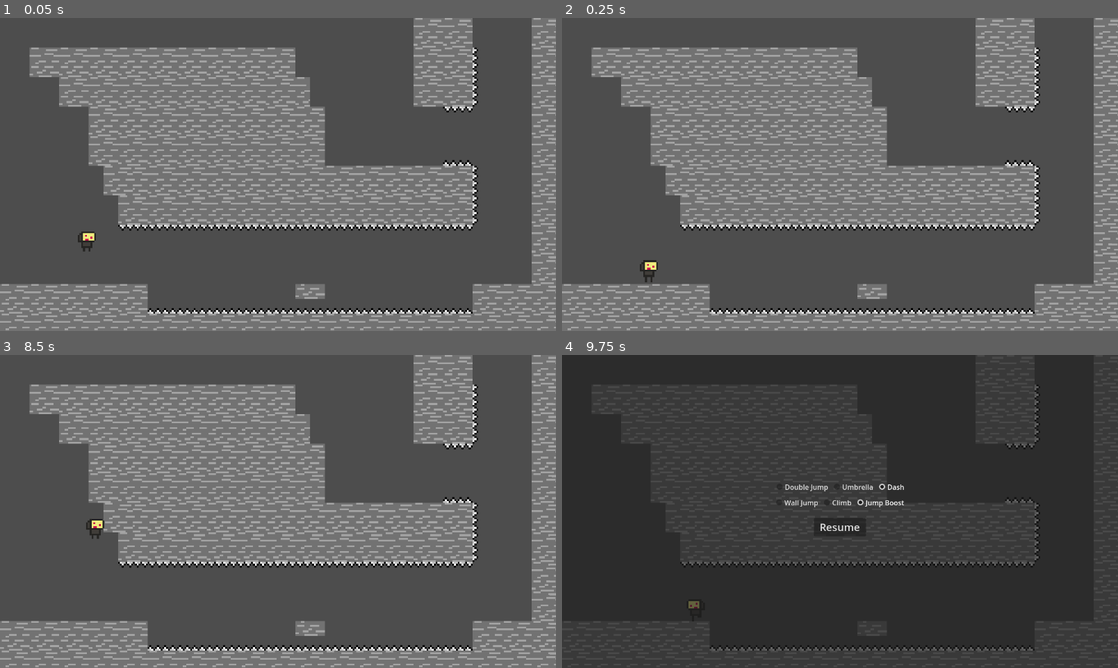
Above: before the commit, frames 1-4 (two rows, left to right).
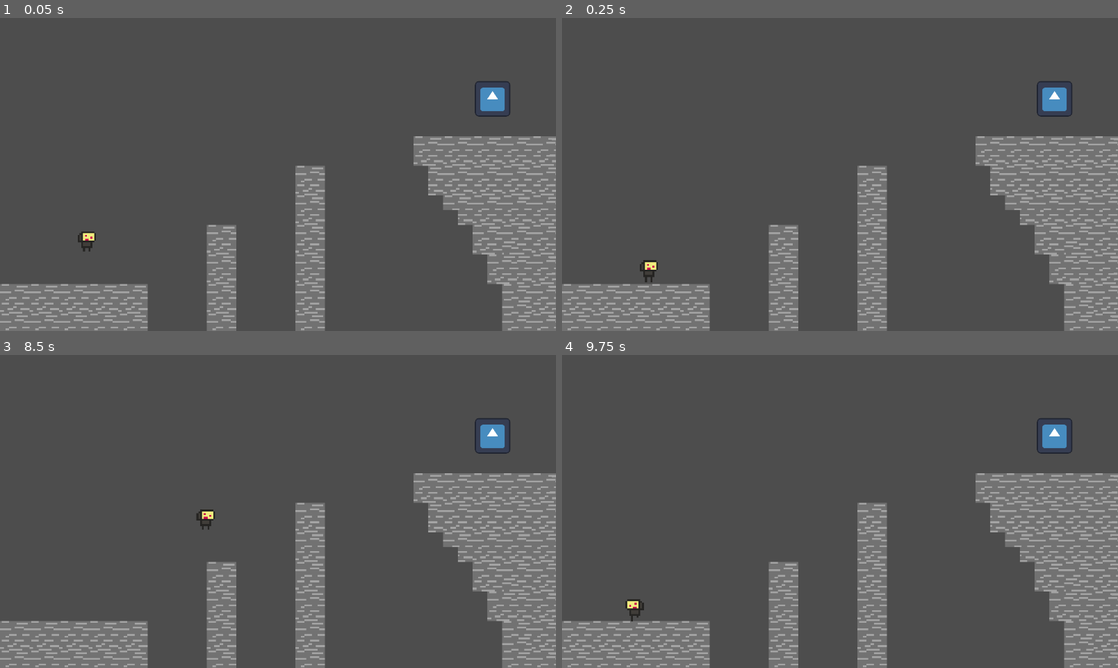
Above: after the commit, the same moments.

Repository: arcality/Built-to-Scale-GMTK-2024
Game: Godot game, scene res://scenes/main.tscn
Same seed, same stepped clock (60 frames per second), same inputs: the game is played once before the commit and once after it. The engine's default icon, where the game draws it, is replaced by a stand-in: a white triangle on a blue panel in a dark square.
Inputs (mouse positions are in pixels of both pictures, inside the frame that each line leads up to):
- Up to frame 1 (0.05 s): no input
- Up to frame 2 (0.25 s): no input
- Up to frame 3 (8.5 s): move the mouse to (400, 495) at 0.52 s; hold D (move_right) 0.53-1.25 s; tap E (edit) at 0.6, 6.6, 7.55, 8.1 s; click (400, 495) at 0.67 s; tap Space (jump) at 0.77, 6.77, 8.27 s; click "Double Jump" at 1.25 s; click "Umbrella" at 2 s; click "Dash" at 2.75 s; click "Wall Jump" at 3.5 s; click "Climb" at 4.25 s; click "Jump Boost" at 5 s; click "Resume" at 5.75 s; move the mouse to (166, 527) at 6.52 s; hold D (move_right) 6.53-7.28 s; tap Enter at 7.25 s; move the mouse to (333, 442) at 7.27 s; hold A (move_left) 7.28-8.03 s; click (333, 442) at 7.35 s; move the mouse to (250, 574) at 8.02 s; hold D (move_right) from 8.03 s (still down); click (250, 574) at 8.17 s
- Up to frame 4 (9.75 s): move the mouse to (1006, 558) at 8.77 s; tap E (edit) at 8.85 s; tap Space (jump) at 9.02 s; move the mouse to (673, 464) at 9.52 s; release D (move_right) at 9.53 s; hold A (move_left) from 9.53 s (still down); click (673, 464) at 9.6 s

The runs differ from the first frame. In frame 1, 45% of the frame differs, in the area x 5-100%, y 0-100%; in frame 2, 45%; in frame 3, 46%; in frame 4, 65%, in the area x 0-100%, y 0-100%.

Commit message:
added level exit

Diff:
--- a/scenes/level_exit.tscn
+++ b/scenes/level_exit.tscn
@@ -1,10 +1,16 @@
-[gd_scene load_steps=2 format=3 uid="uid://cg0mkxdhte8o1"]
+[gd_scene load_steps=3 format=3 uid="uid://cg0mkxdhte8o1"]
 
-[sub_resource type="RectangleShape2D" id="RectangleShape2D_07rsl"]
+[ext_resource type="Texture2D" uid="uid://csjndqq7tdjkm" path="res://assets/sprites/icon.svg" id="1_nei5r"]
 
-[node name="LevelExit" type="Node2D"]
+[sub_resource type="RectangleShape2D" id="RectangleShape2D_xqoq4"]
+size = Vector2(64, 82)
 
-[node name="Area2D" type="Area2D" parent="."]
+[node name="LevelExit" type="Area2D"]
+collision_layer = 0
 
-[node name="CollisionShape2D" type="CollisionShape2D" parent="Area2D"]
-shape = SubResource("RectangleShape2D_07rsl")
+[node name="Sprite2D" type="Sprite2D" parent="."]
+scale = Vector2(0.640625, 0.640625)
+texture = ExtResource("1_nei5r")
+
+[node name="CollisionShape2D" type="CollisionShape2D" parent="."]
+shape = SubResource("RectangleShape2D_xqoq4")
--- a/scenes/main.tscn
+++ b/scenes/main.tscn
@@ -6,6 +6,7 @@
 [ext_resource type="PackedScene" uid="uid://dol4ikt2xc18v" path="res://scenes/player.tscn" id="2_tyjf3"]
 [ext_resource type="PackedScene" uid="uid://ce5q1qa0j4hhh" path="res://scenes/edit_area.tscn" id="4_lfd5i"]
 [ext_resource type="PackedScene" uid="uid://beebwu1e2xqof" path="res://scenes/edit_menu.tscn" id="6_ty4xn"]
+[ext_resource type="PackedScene" uid="uid://cg0mkxdhte8o1" path="res://scenes/level_exit.tscn" id="7_6wq60"]
 
 [node name="Main" type="Node"]
 script = ExtResource("1_8n6hf")
@@ -26,7 +27,11 @@
 
 [node name="edit_menu" parent="." instance=ExtResource("6_ty4xn")]
 
+[node name="Exit" parent="." instance=ExtResource("7_6wq60")]
+position = Vector2(1134, 186)
+
 [connection signal="player_entered" from="edit_area" to="." method="_on_edit_area_player_entered"]
 [connection signal="player_exited" from="edit_area" to="." method="_on_edit_area_player_exited"]
 [connection signal="arm_selected" from="edit_menu" to="Player" method="_on_edit_menu_arm_selected"]
 [connection signal="jetpack_selected" from="edit_menu" to="Player" method="_on_edit_menu_jetpack_selected"]
+[connection signal="body_entered" from="Exit" to="." method="_on_level_exit_body_entered"]
--- a/scripts/main.gd
+++ b/scripts/main.gd
@@ -17,6 +17,8 @@
 4:Vector2(200,500),
 5:Vector2(200,600)}
 
+var level = 1
+
 #var game = preload("res://scenes/levels/level_one.tscn").instantiate()
 
 
@@ -24,7 +26,7 @@
 func _ready():
 	#$Player.position = level_spawns["LevelOne"]
 	#$Player.spawn_position = level_spawns["LevelOne"]
-	change_to_level(4)
+	change_to_level(level)
 
 
 func _process(_delta):
@@ -42,12 +44,17 @@
 
 	editing = !editing
 
-func change_to_level(level:int):
-	$Player.position = level_spawns[level]
-	$Player.spawn_position = level_spawns[level]
-	$edit_area.position = level_spawns[level]
-	add_child(levels[level])
-	move_child(levels[level], 0)
+func change_to_level(new_level:int):
+	var level = new_level
+	for i in get_children():
+		if i.name.to_lower().contains("level"):
+			remove_child(i)
+	add_child(levels[new_level])
+	move_child(levels[new_level], 0)
+	$Player.position = level_spawns[new_level]
+	$Player.spawn_position = level_spawns[new_level]
+	$edit_area.position = level_spawns[new_level]
+
 
 
 # is player in bounds?
@@ -57,3 +64,7 @@
 # is player out of bounds?
 func _on_edit_area_player_exited(_body):
 	in_edit_bounds = false
+
+
+func _on_level_exit_body_entered(body):
+	change_to_level(level + 1)
--- a/scripts/player.gd
+++ b/scripts/player.gd
@@ -79,7 +79,7 @@
 		#player_sprite.play("running")
 
 	if $FiniteStateMachine.current_state.name.to_lower() in player_sprite.sprite_frames.get_animation_names():
-		print($FiniteStateMachine.current_state.name.to_lower())
+		#print($FiniteStateMachine.current_state.name.to_lower())
 		player_sprite.play($FiniteStateMachine.current_state.name.to_lower())
 	else:
 		player_sprite.play("idle")
Not shown: 1 places in scenes/main.tscn that only renumber resources
